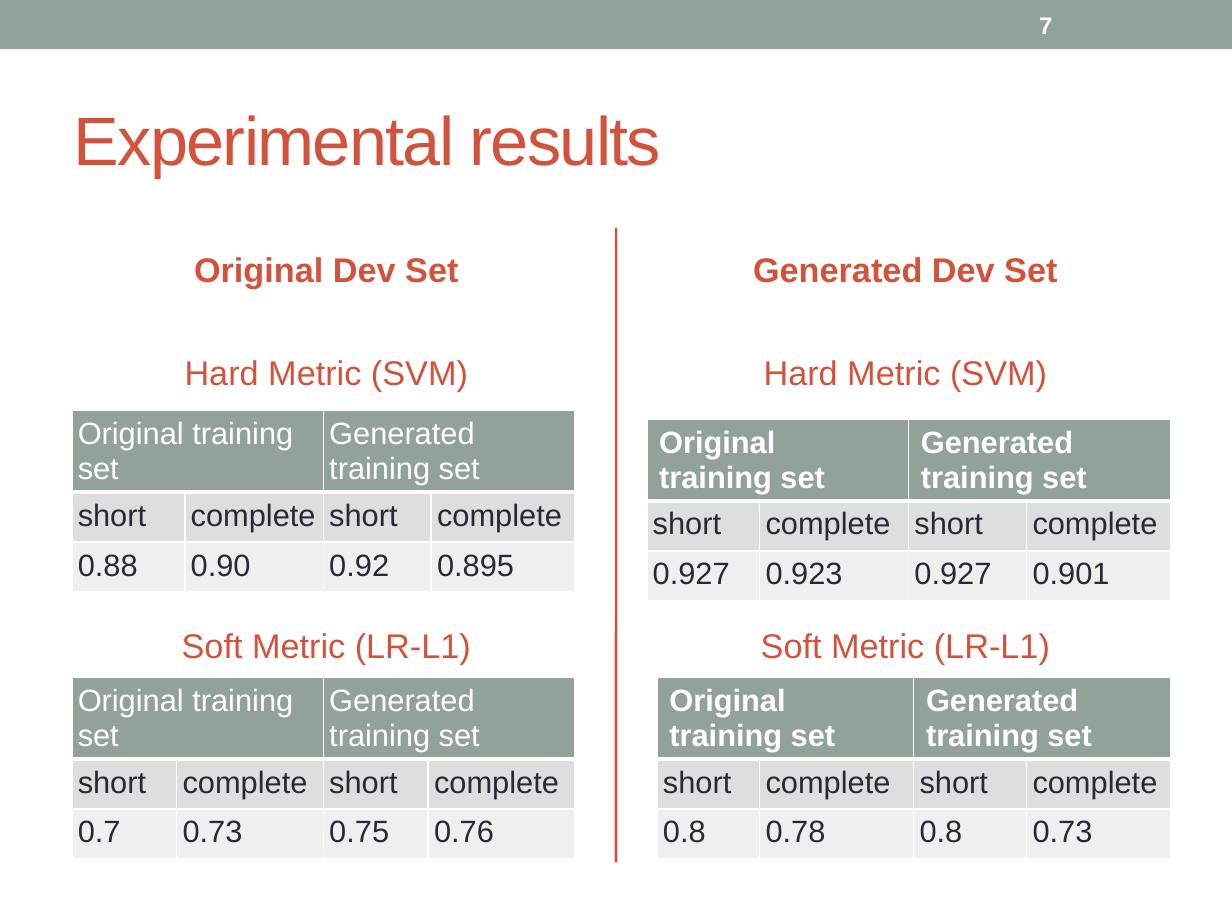
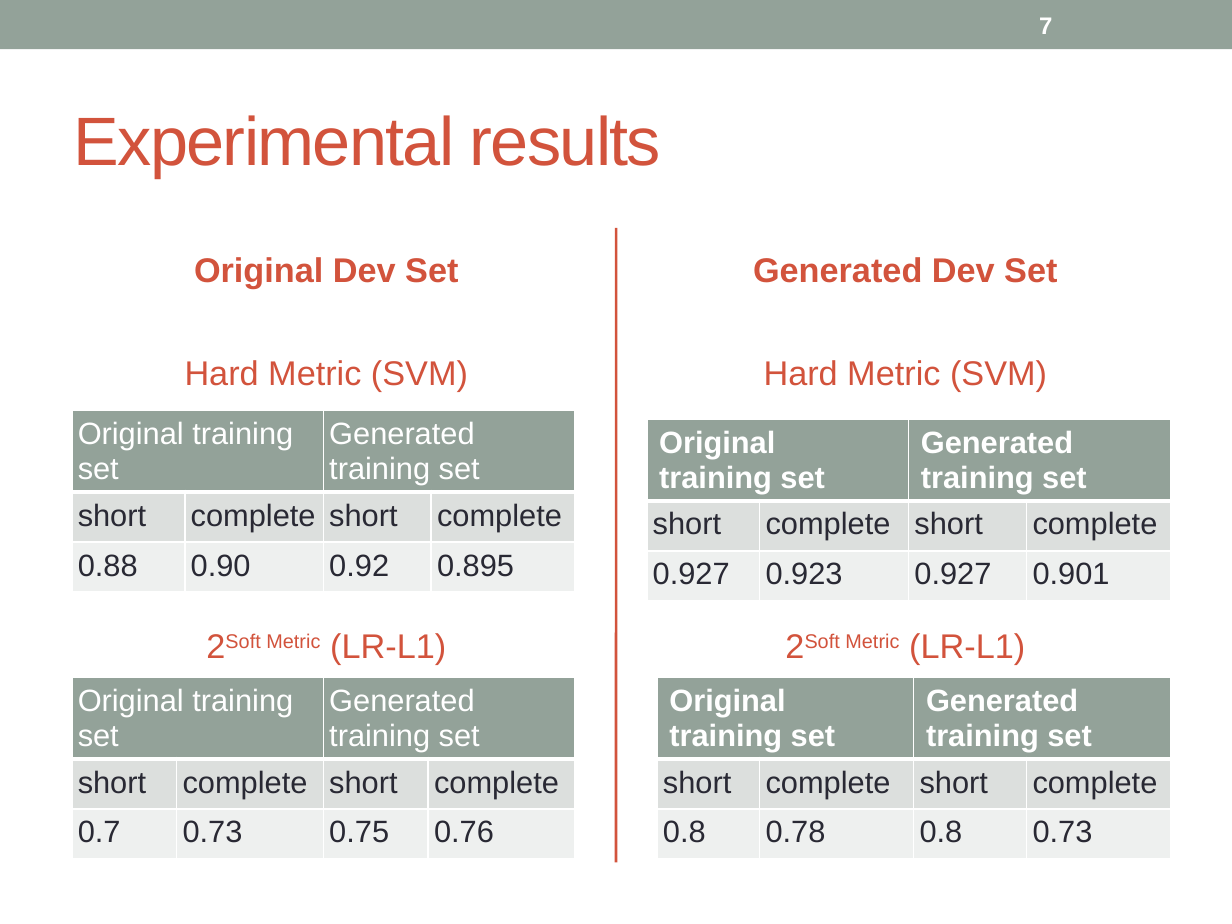
Before and after one commit to hunterhector/LangStats12Spring, a slide deck: slide 7 of Slides/11761-slides.pptx. Drawn at 1232x924 pixels with LibreOffice and Linux fonts; fonts in the diff are those of the drawing. Boxes give left, top, right and bottom in pixels: in the first picture for what was removed or moved away, otherwise in the second. Text is boxed around its words. In the diff, an @@ line names an element or a change of style, - is before the commit and + after.

```diff
--- a/Slides/11761-slides.pptx
+++ b/Slides/11761-slides.pptx
@@ text at (266, 633, 446, 664): text changed @@
-Soft Metric (LR-L1)
+2Soft Metric (LR-L1)
@@ text at (845, 633, 1025, 664): text changed @@
-Soft Metric (LR-L1)
+2Soft Metric (LR-L1)
```
Also in this commit, not shown: 8 other slides changed, 3 other files.
